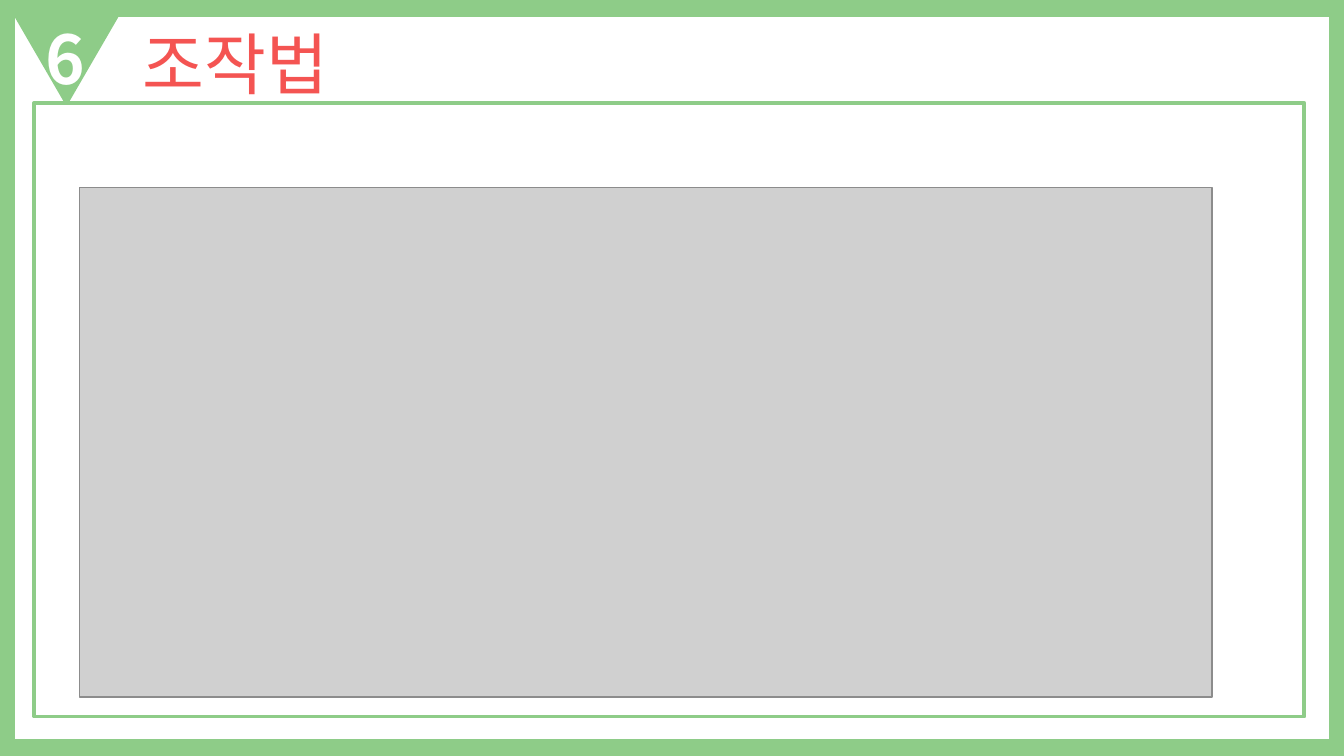
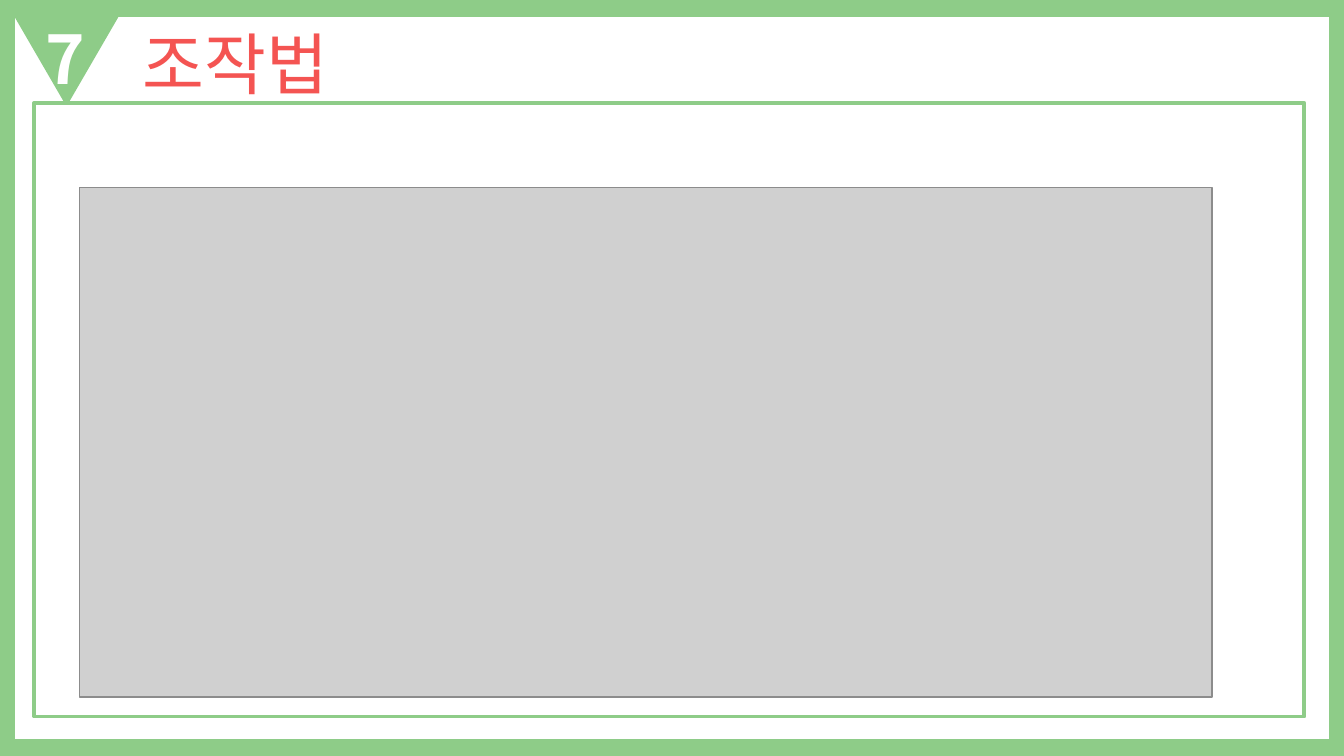
Before and after one commit to Celesta129/TeamProject, a slide deck: slide 9 of Documents/King of Playground 기획 발표자료.pptx. Drawn at 1344x756 pixels with LibreOffice and Linux fonts; fonts in the diff are those of the drawing; grey boxes stand for pictures. Boxes give left, top, right and bottom in pixels: in the first picture for what was removed or moved away, otherwise in the second. Text is boxed around its words. In the diff, an @@ line names an element or a change of style, - is before the commit and + after.

```diff
--- a/Documents/King of Playground 기획 발표자료.pptx
+++ b/Documents/King of Playground 기획 발표자료.pptx
@@ text at bbox=[45, 34, 85, 101]: text changed @@
-6
+7
```
Also in this commit, not shown: 16 other slides changed, 2 other files.
